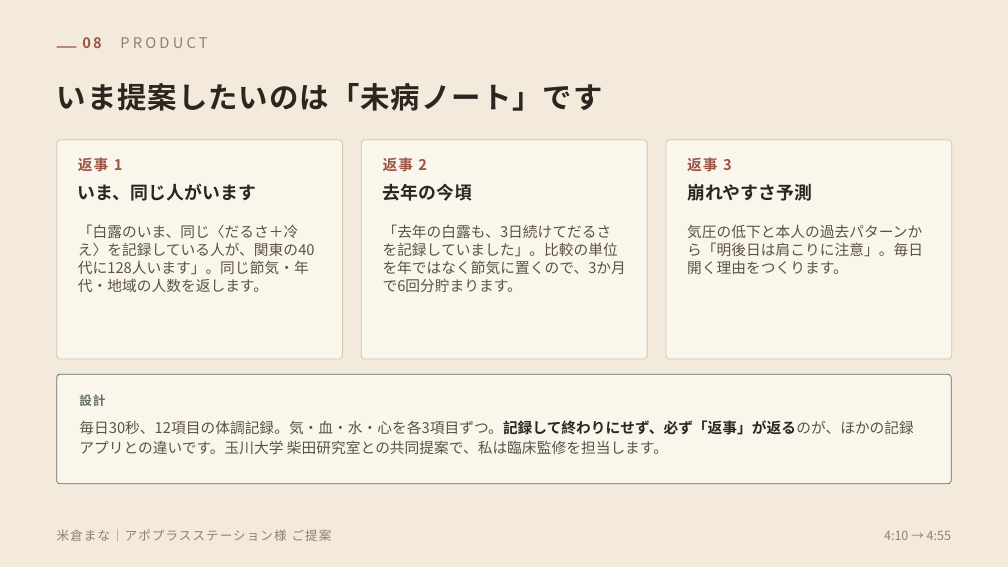
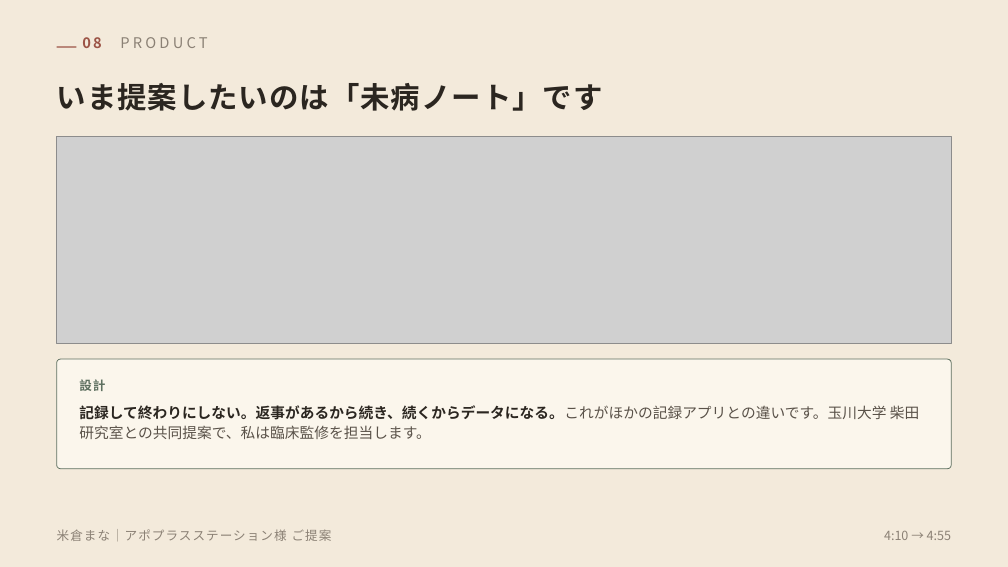
Before and after one commit to mananyon/manayonekura, a slide deck: slide 9 of proposals/米倉まな_アポプラスステーション様ご提案_導入.pptx. Drawn at 1008x567 pixels with LibreOffice and Linux fonts; fonts in the diff are those of the drawing; grey boxes stand for pictures. Boxes give left, top, right and bottom in pixels: in the first picture for what was removed or moved away, otherwise in the second. Text is boxed around its words. In the diff, an @@ line names an element or a change of style, - is before the commit and + after.

```diff
--- a/proposals/米倉まな_アポプラスステーション様ご提案_導入.pptx
+++ b/proposals/米倉まな_アポプラスステーション様ご提案_導入.pptx
@@ rounded rectangle removed at bbox=[57, 140, 343, 359] @@
@@ picture added at bbox=[57, 136, 951, 344] @@
@@ rounded rectangle removed at bbox=[361, 140, 647, 359] @@
@@ rounded rectangle removed at bbox=[666, 140, 952, 359] @@
@@ text removed at bbox=[78, 157, 123, 171] @@
-返事 1
@@ text removed at bbox=[383, 157, 427, 171] @@
-返事 2
@@ text removed at bbox=[687, 157, 732, 171] @@
-返事 3
@@ text removed at bbox=[78, 183, 256, 201] @@
-いま、同じ人がいます
@@ text removed at bbox=[383, 184, 472, 201] @@
-去年の今頃
@@ text removed at bbox=[687, 184, 812, 201] @@
-崩れやすさ予測
@@ text removed at bbox=[78, 224, 315, 292] @@
-「白露のいま、同じ〈だるさ＋冷え〉を記録している人が、関東の40代に128人います」。同じ節気・年代・地域の人数を返します。
@@ text removed at bbox=[383, 224, 626, 292] @@
-「去年の白露も、3日続けてだるさを記録していました」。比較の単位を年ではなく節気に置くので、3か月で6回分貯まります。
@@ text removed at bbox=[687, 224, 923, 274] @@
-気圧の低下と本人の過去パターンから「明後日は肩こりに注意」。毎日開く理由をつくります。
@@ rounded rectangle: place and size @@
-rounded rectangle at bbox=[57, 374, 951, 484]
+rounded rectangle at bbox=[57, 359, 951, 469]
@@ text "設計": place and size @@
-text "設計" at bbox=[79, 394, 105, 406]
+text "設計" at bbox=[79, 379, 105, 391]
@@ text at bbox=[79, 405, 919, 439]: text changed @@
-毎日30秒、12項目の体調記録。気・血・水・心を各3項目ずつ。記録して終わりにせず、必ず「返事」が返るのが、ほかの記録アプリとの違いです。玉川大学 柴田研究室との共同提案で、私は臨床監修を担当します。
+記録して終わりにしない。返事があるから続き、続くからデータになる。これがほかの記録アプリとの違いです。玉川大学 柴田研究室との共同提案で、私は臨床監修を担当します。
```
Also in this commit, not shown: 5 other slides changed, 4 other files.
